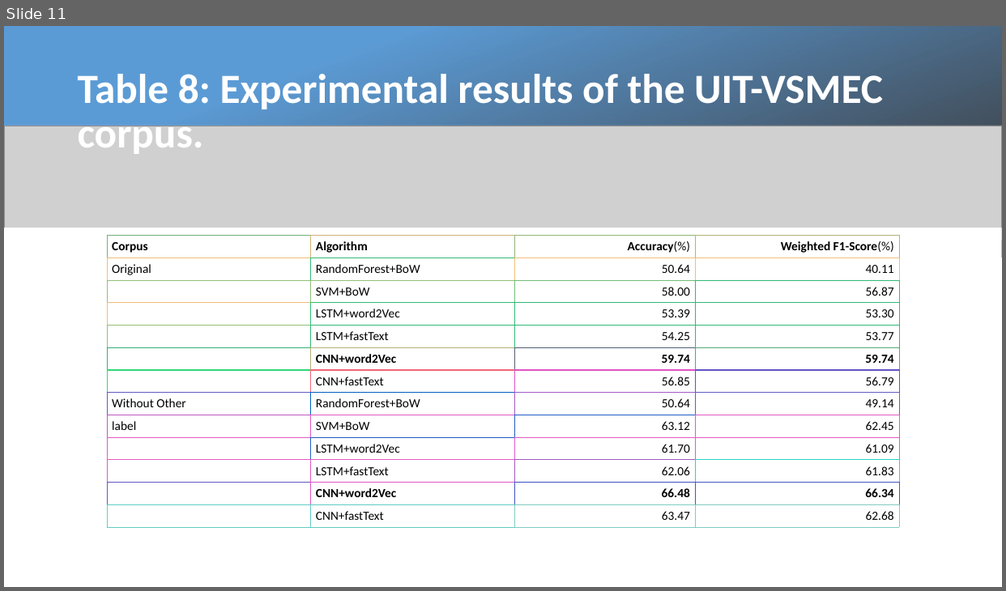
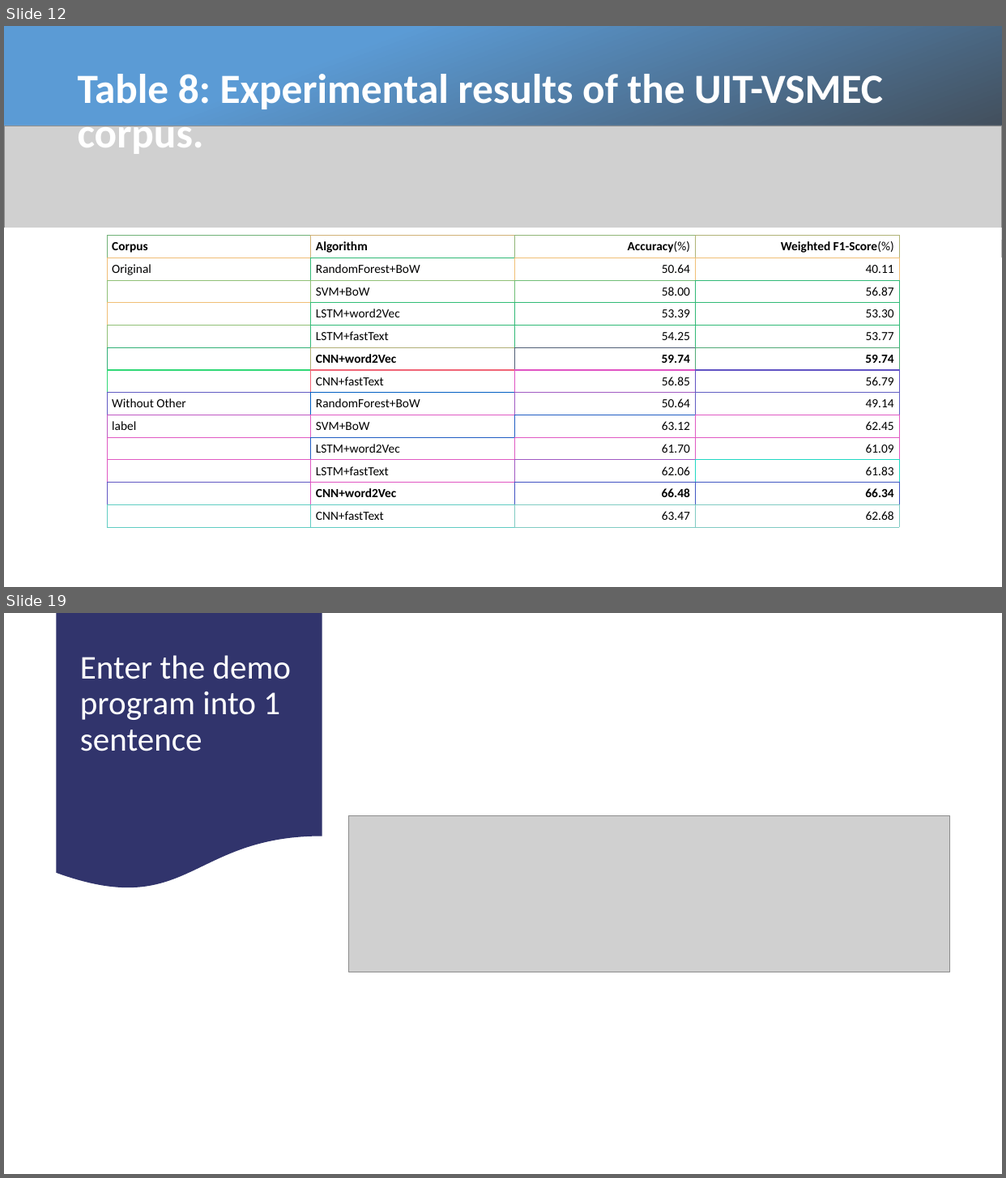
Before and after one commit to kelvng/Vietnamese-Social-Media-Emotion-Corpus, a slide deck: Report/Vietnamese Social Media Emotion Corpus.pptx. Shown one above the other, each under a label of ours: slide 11 before the commit, slides 12 and 19 after it; the slides between them are not shown. The pictures are 1006x591 and 1006x1178 pixels, drawn with LibreOffice and Linux fonts; fonts in the diff are those of the drawing; grey boxes stand for pictures. Boxes give left, top, right and bottom in pixels: in the first picture for what was removed or moved away, otherwise in the second. Text is boxed around its words. In the diff, an @@ line names an element or a change of style, - is before the commit and + after.

```diff
--- a/Report/Vietnamese Social Media Emotion Corpus.pptx
+++ b/Report/Vietnamese Social Media Emotion Corpus.pptx
@@ slide 19 added at (x1=4, y1=613, x2=1002, y2=1174), background #FFFFFF @@
@@ flow chart document added at (x1=57, y1=613, x2=322, y2=892), fill #31346C @@
@@ title added at (x1=80, y1=655, x2=291, y2=752), 32 pt, text #FFFFFF @@
+Enter the demo program into 1 sentence
@@ picture added at (x1=348, y1=815, x2=950, y2=973) @@
@@ what was slide 11 is now slide 12 @@
```
Also in this commit, not shown: 7 other slides added, 7 other files.
